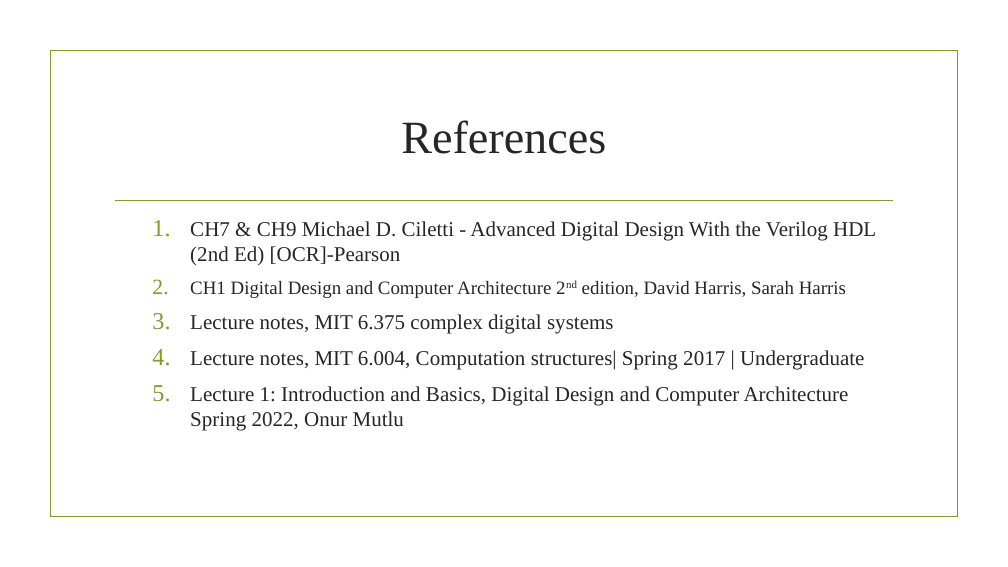
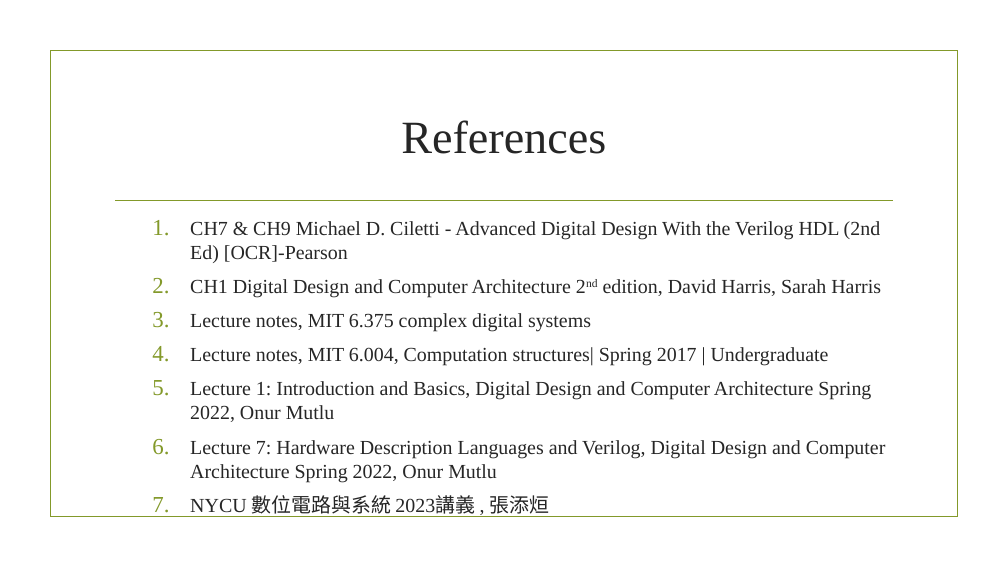
Before and after one commit to sicajc/EECS_LAB_TRAINING, a slide deck: slide 24 of Digital system Design flow.pptx (slide 22 before the commit). Drawn at 1008x567 pixels with LibreOffice and Linux fonts; fonts in the diff are those of the drawing; background and template pictures are left out. Boxes give left, top, right and bottom in pixels: in the first picture for what was removed or moved away, otherwise in the second. Text is boxed around its words. In the diff, an @@ line names an element or a change of style, - is before the commit and + after.

```diff
--- a/Digital system Design flow.pptx
+++ b/Digital system Design flow.pptx
@@ text at bbox=[190, 221, 881, 422]: size 20 to 19 pt in "CH7 & CH9 Michael D. Ciletti - ...", "Lecture notes, MIT 6.375 complex digital systems", "Lecture notes, MIT 6.004, Computation structures| Spring ...", "Lecture 1: Introduction and Basics, Digital Design ..."; size 18 to 19 pt in "CH1 Digital Design and Computer Architecture 2nd ..." @@
@@ text at bbox=[190, 440, 886, 517]: paragraphs added @@
+  6. Lecture 7: Hardware Description Languages and Verilog, Digital Design and Computer Architecture Spring 2022, Onur Mutlu
+  7. NYCU 數位電路與系統 2023講義 , 張添烜
```
Also in this commit, not shown: 4 other slides changed, 2 slides added, 55 other files.
